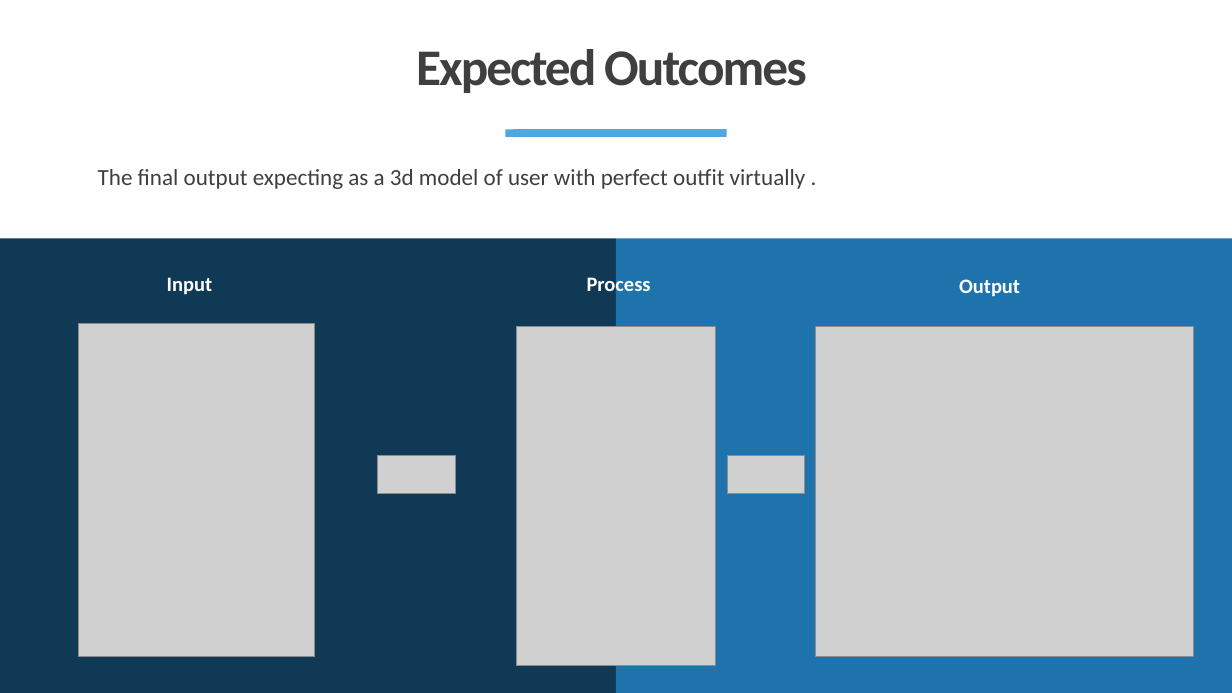
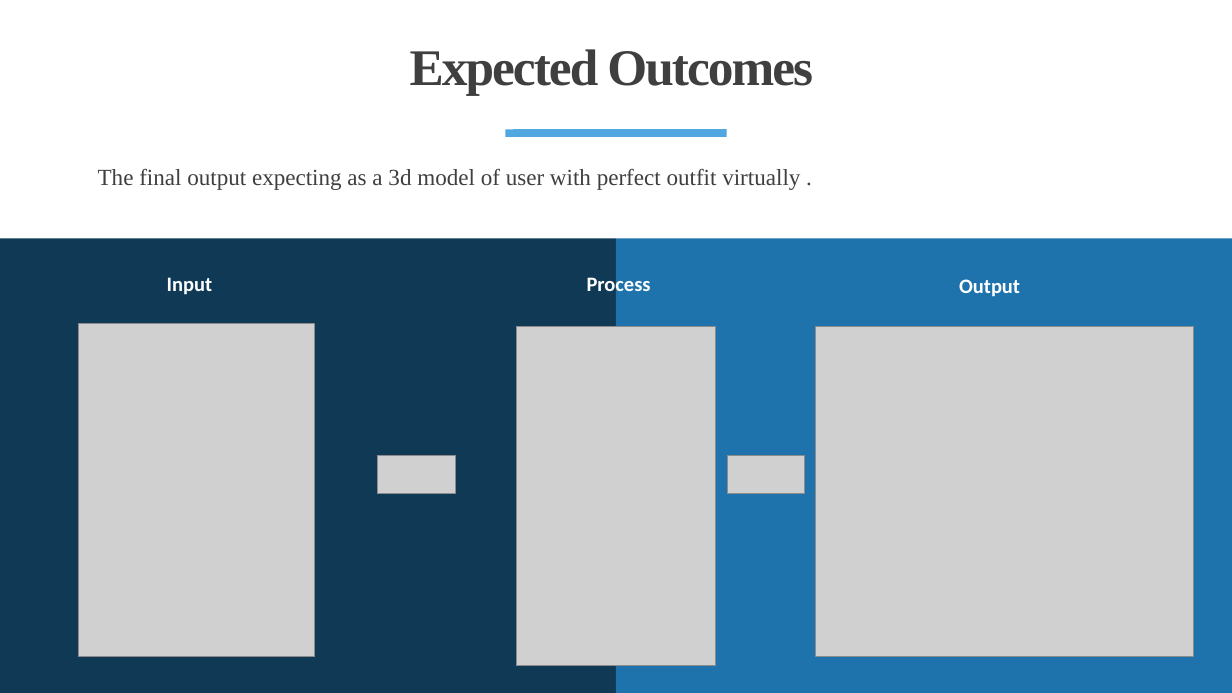
Before and after one commit to 3-idiot/VIRTUAL-CLOTHING-SYSTEM, a slide deck: slide 12 of doc/PPT/VIRTUAL CLOTHING SYSTEM (v1).pptx (slide 10 before the commit). Drawn at 1232x693 pixels with LibreOffice and Linux fonts; fonts in the diff are those of the drawing; grey boxes stand for pictures. Boxes give left, top, right and bottom in pixels: in the first picture for what was removed or moved away, otherwise in the second. Text is boxed around its words. In the diff, an @@ line names an element or a change of style, - is before the commit and + after.

```diff
--- a/doc/PPT/VIRTUAL CLOTHING SYSTEM (v1).pptx
+++ b/doc/PPT/VIRTUAL CLOTHING SYSTEM (v1).pptx
@@ title "Expected Outcomes" at box(410, 49, 813, 95): font Calibri to Times New Roman @@
@@ text "The final output expecting as ..." at box(98, 168, 800, 190): font Calibri to Times New Roman @@
```
Also in this commit, not shown: 6 other slides changed, 4 slides added, 2 slides removed, 3 other files.
